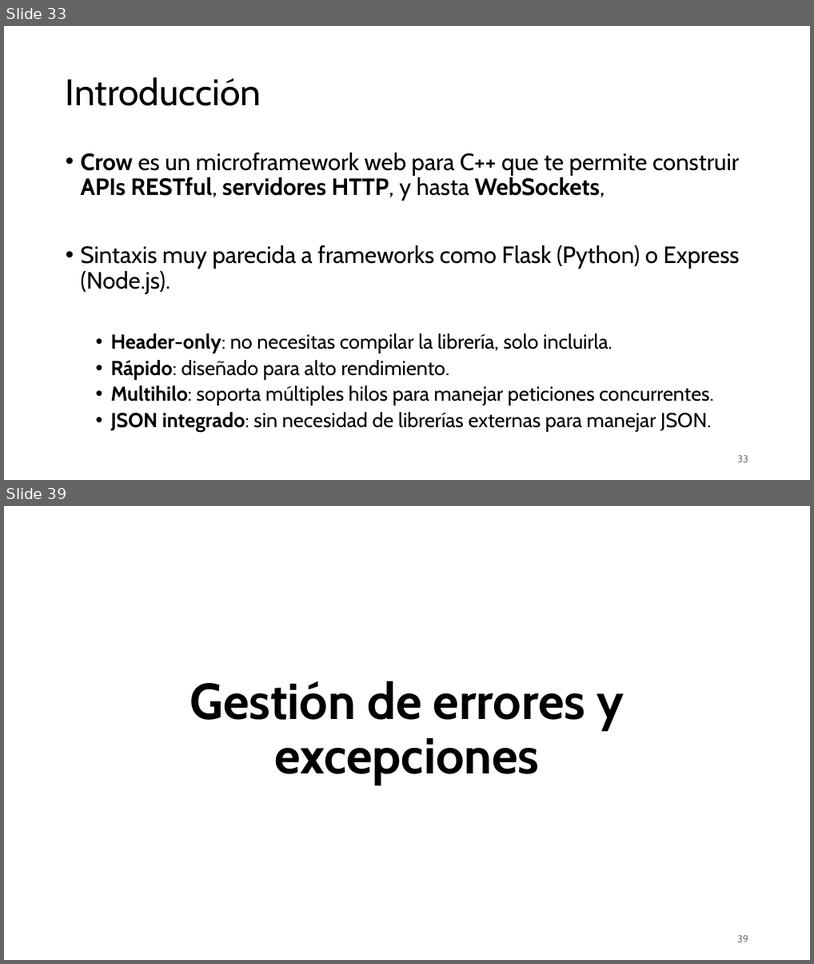
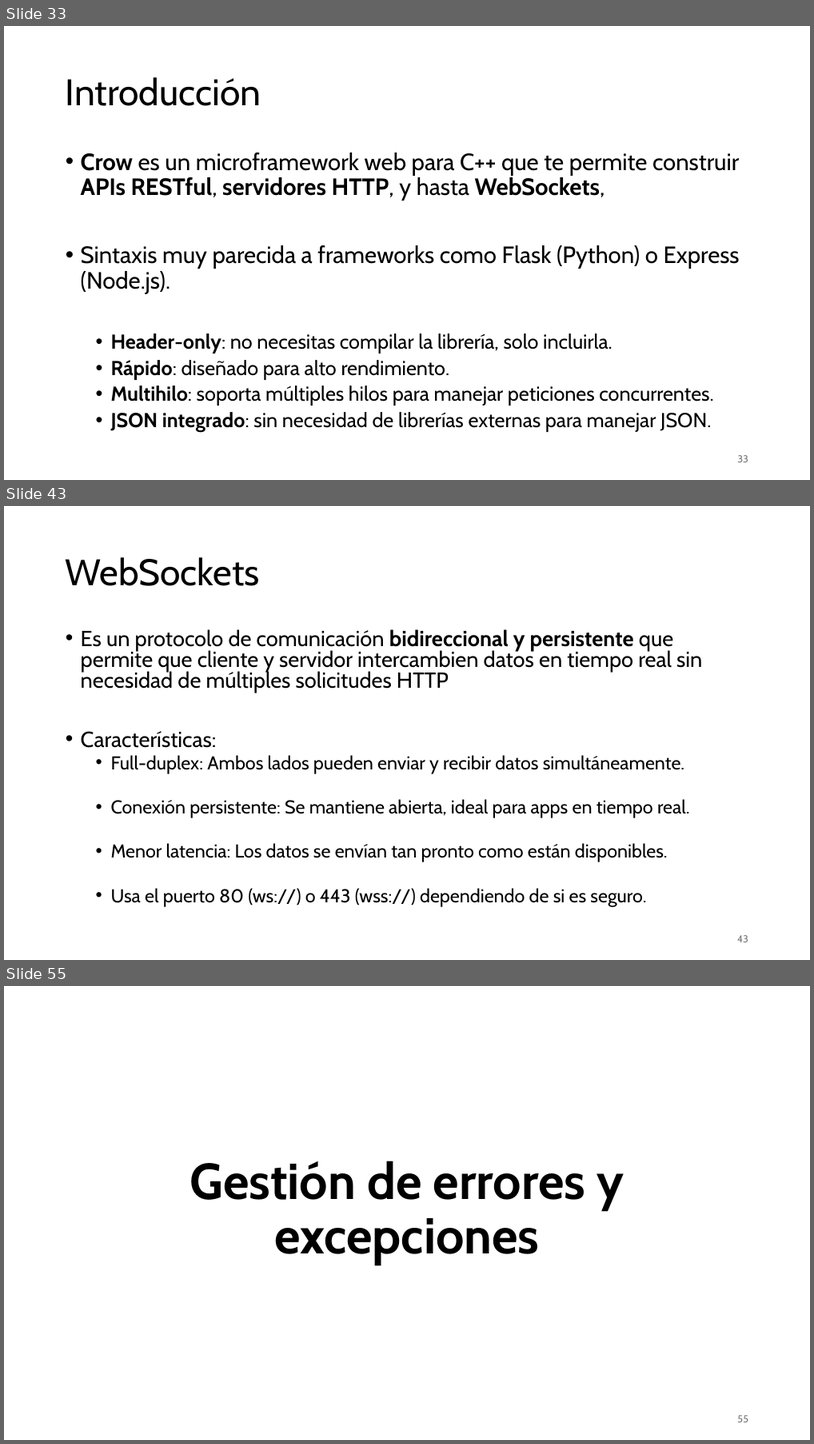
Before and after one commit to aldebarran22/CURSO_CPP_SERVICIOS_30H, a slide deck: doc/2_Creacion_API_RESTfull_C++.pptx. Shown one above the other, each under a label of ours: slides 33 and 39 before the commit, slides 33, 43 and 55 after it; the slides between them are not shown. The pictures are 814x964 and 814x1444 pixels, drawn with LibreOffice and Linux fonts; fonts in the diff are those of the drawing. Boxes give left, top, right and bottom in pixels: in the first picture for what was removed or moved away, otherwise in the second. Text is boxed around its words. In the diff, an @@ line names an element or a change of style, - is before the commit and + after.

```diff
--- a/doc/2_Creacion_API_RESTfull_C++.pptx
+++ b/doc/2_Creacion_API_RESTfull_C++.pptx
@@ slide 43 added at (4, 506, 810, 960), background #FFFFFF @@
@@ title added at (66, 557, 260, 586), 44 pt, text #000000 @@
+WebSockets
@@ text added at (81, 629, 702, 907), 22.2 pt, text #000000 @@
+• Es un protocolo de comunicación bidireccional y persistente que permite que cliente y servidor intercambien datos en tiempo real sin necesidad de múltiples solicitudes HTTP
+• Características:
+  • Full-duplex: Ambos lados pueden enviar y recibir datos simultáneamente.
+  • Conexión persistente: Se mantiene abierta, ideal para apps en tiempo real.
+  • Menor latencia: Los datos se envían tan pronto como están disponibles.
+  • Usa el puerto 80 (ws://) o 443 (wss://) dependiendo de si es seguro.
@@ page number added at (738, 935, 749, 942), 12 pt, text #797979 @@
+43
@@ what was slide 39 is now slide 55 @@
@@ page number at (738, 1415, 749, 1422): text changed @@
-39
+55
```
Also in this commit, not shown: 6 slides changed, 15 other slides added, 10 other files.
